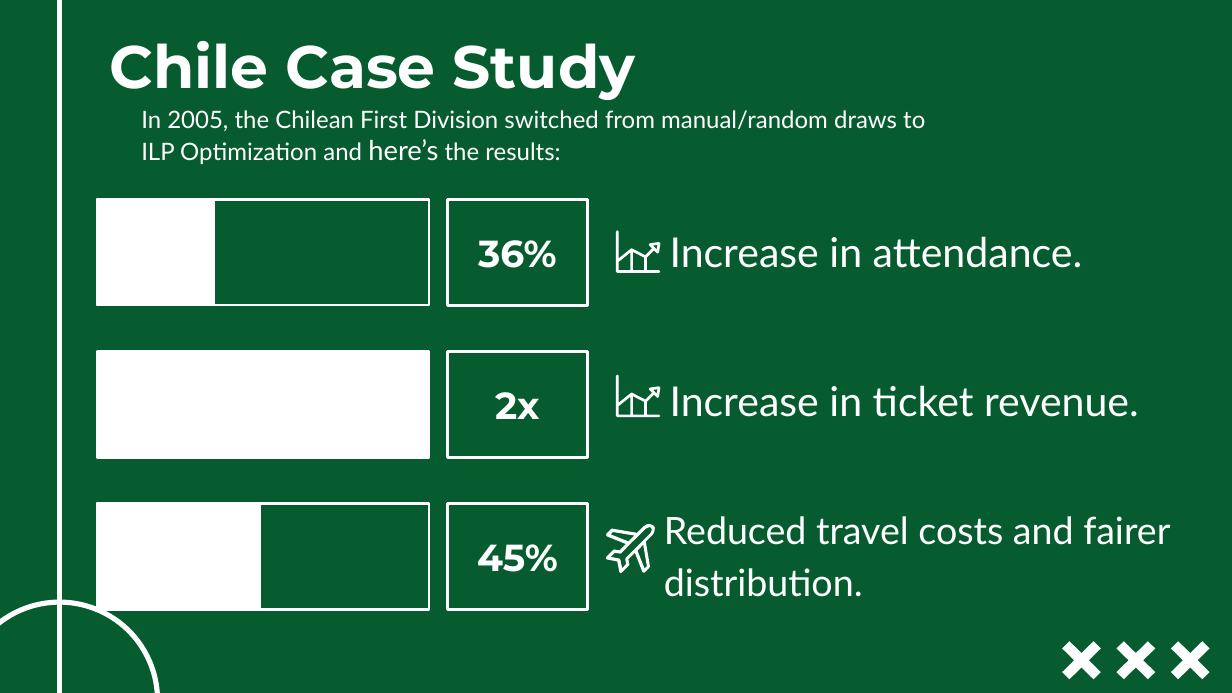
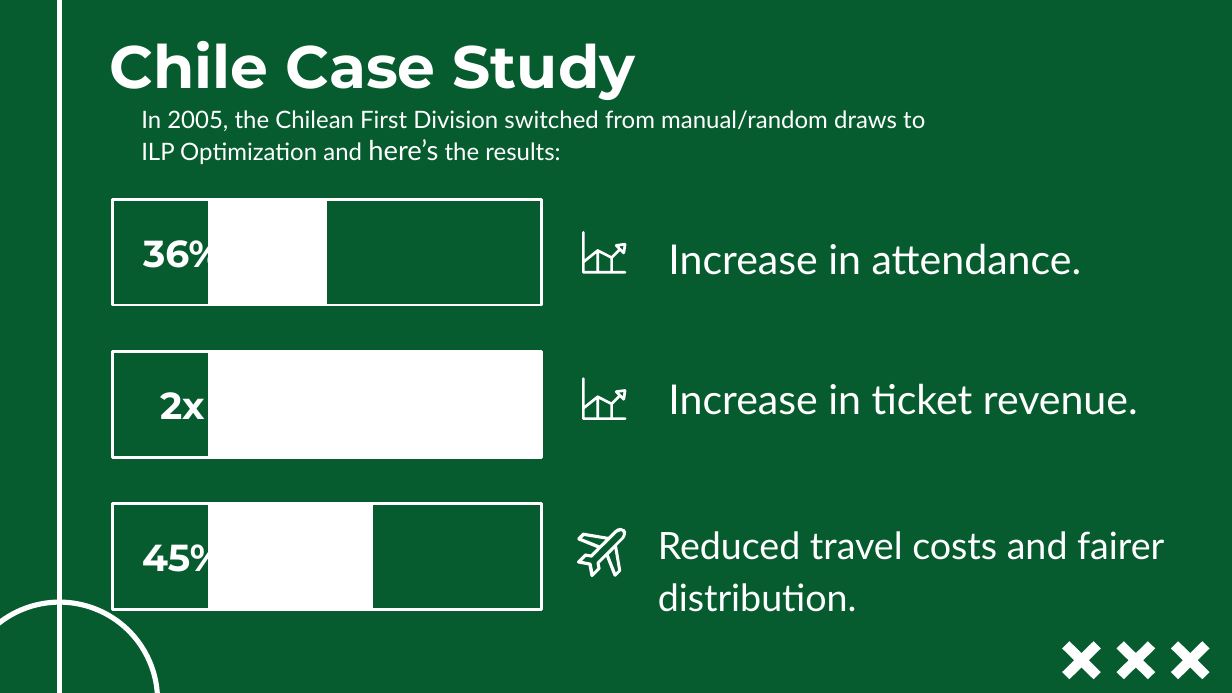
Before and after one commit to ghassanelgendy/egyptian-premier-league-schedule-optimizer, a slide deck: slide 12 of Documentations/presentation V1.pptx. Drawn at 1232x693 pixels with LibreOffice and Linux fonts; fonts in the diff are those of the drawing; background and template pictures are left out. Boxes give left, top, right and bottom in pixels: in the first picture for what was removed or moved away, otherwise in the second. Text is boxed around its words. In the diff, an @@ line names an element or a change of style, - is before the commit and + after.

```diff
--- a/Documentations/presentation V1.pptx
+++ b/Documentations/presentation V1.pptx
@@ freeform shape: place and size @@
-freeform shape at bbox=[616, 230, 660, 274]
+freeform shape at bbox=[582, 232, 626, 275]
@@ subtitle "Increase in attendance.": place and size @@
-subtitle "Increase in attendance." at bbox=[670, 236, 1083, 268]
+subtitle "Increase in attendance." at bbox=[668, 243, 1082, 275]
@@ freeform shape: place and size @@
-freeform shape at bbox=[616, 375, 660, 418]
+freeform shape at bbox=[582, 377, 626, 420]
@@ 3 titles: place and size @@
-3 titles at bbox=[447, 200, 588, 610]
+3 titles at bbox=[112, 200, 253, 610]
@@ 5 rectangles: place and size @@
-5 rectangles at bbox=[97, 200, 430, 610]
+5 rectangles at bbox=[209, 200, 542, 610]
@@ freeform shape: place and size @@
-freeform shape at bbox=[606, 524, 655, 573]
+freeform shape at bbox=[577, 527, 626, 577]
@@ subtitle "Reduced travel costs and fairer ...": place and size @@
-subtitle "Reduced travel costs and fairer ..." at bbox=[664, 516, 1170, 597]
+subtitle "Reduced travel costs and fairer ..." at bbox=[658, 531, 1164, 612]
```
Also in this commit, not shown: 5 other slides changed.
